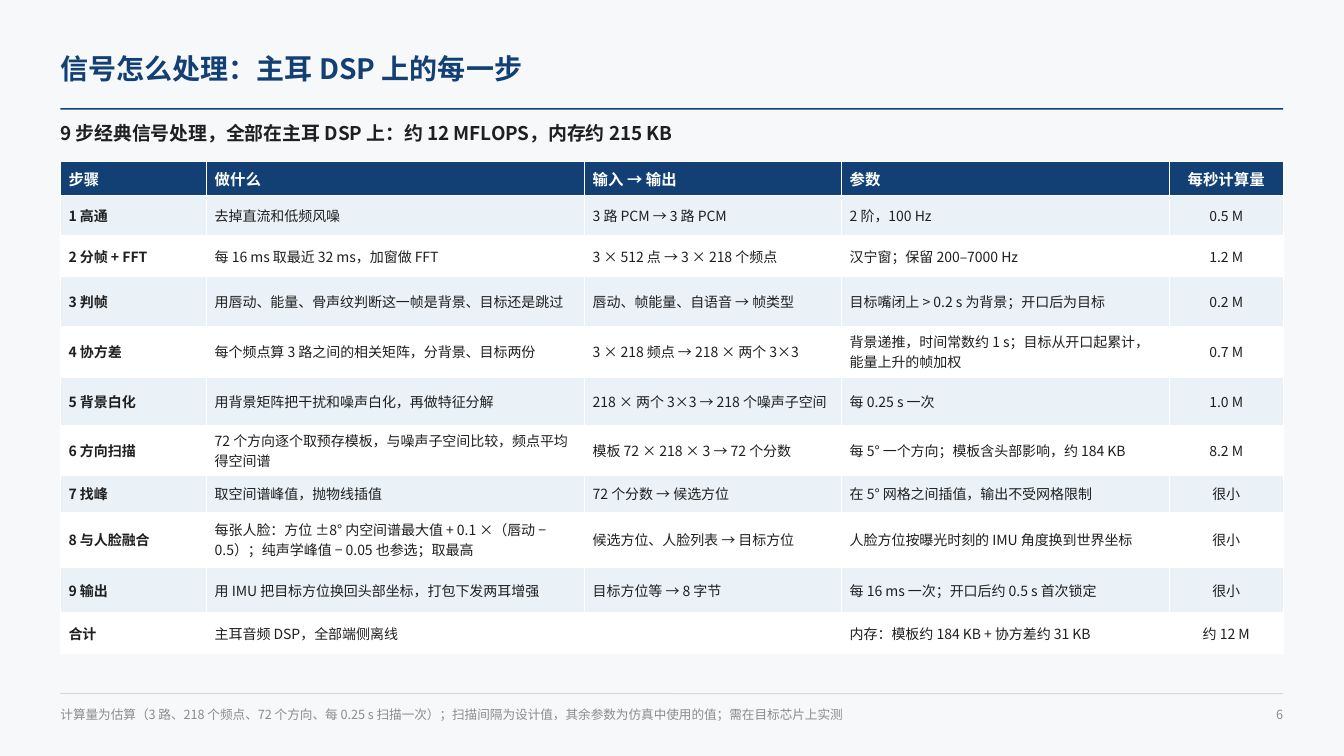
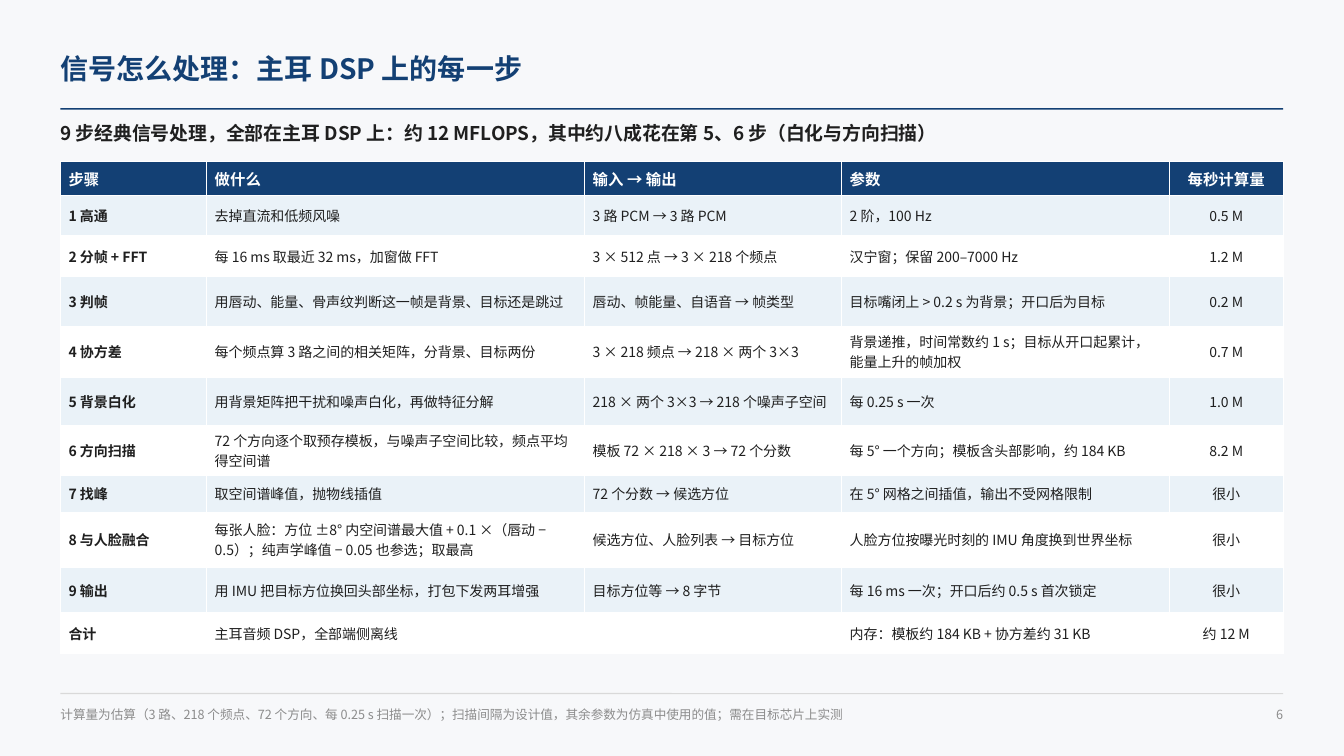
Before and after one commit to ZeroFoxxi/ssl-scene1, a slide deck: slide 6 of 02_耳机声源定位/耳机摄像头听觉辅助_整体设计方案.pptx. Drawn at 1344x756 pixels with LibreOffice and Linux fonts; fonts in the diff are those of the drawing. Boxes give left, top, right and bottom in pixels: in the first picture for what was removed or moved away, otherwise in the second. Text is boxed around its words. In the diff, an @@ line names an element or a change of style, - is before the commit and + after.

```diff
--- a/02_耳机声源定位/耳机摄像头听觉辅助_整体设计方案.pptx
+++ b/02_耳机声源定位/耳机摄像头听觉辅助_整体设计方案.pptx
@@ text at (60, 124, 936, 143): text changed @@
-9 步经典信号处理，全部在主耳 DSP 上：约 12 MFLOPS，内存约 215 KB
+9 步经典信号处理，全部在主耳 DSP 上：约 12 MFLOPS，其中约八成花在第 5、6 步（白化与方向扫描）
```
Also in this commit, not shown: 5 other slides changed, 4 other files.
